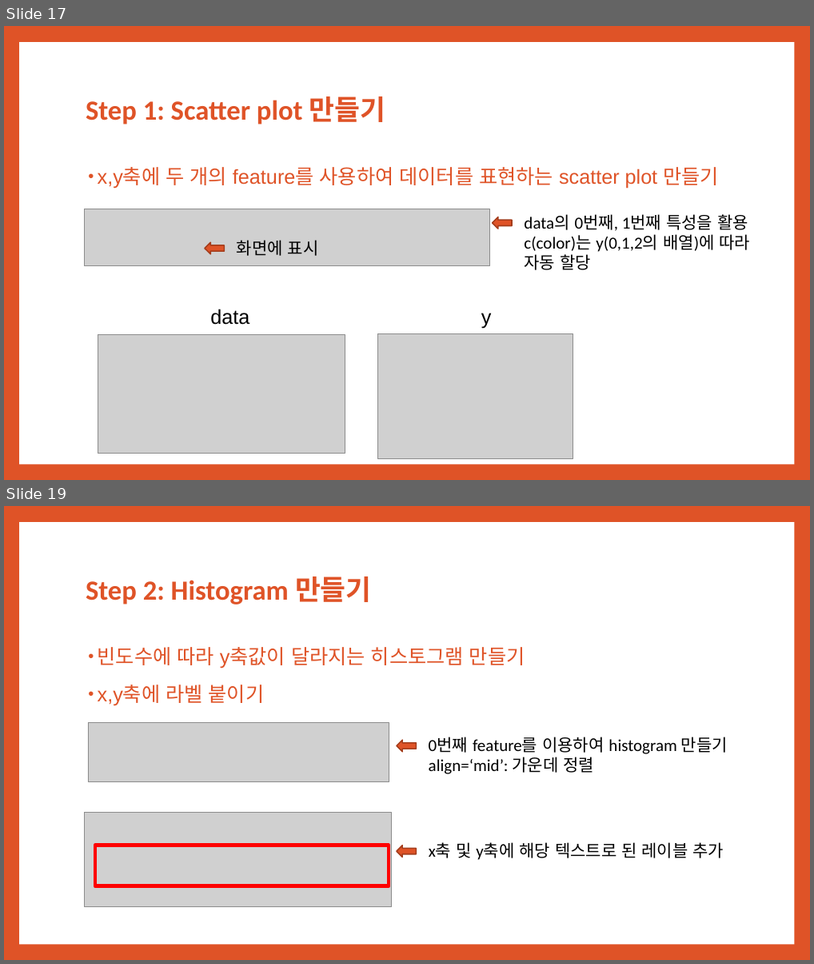
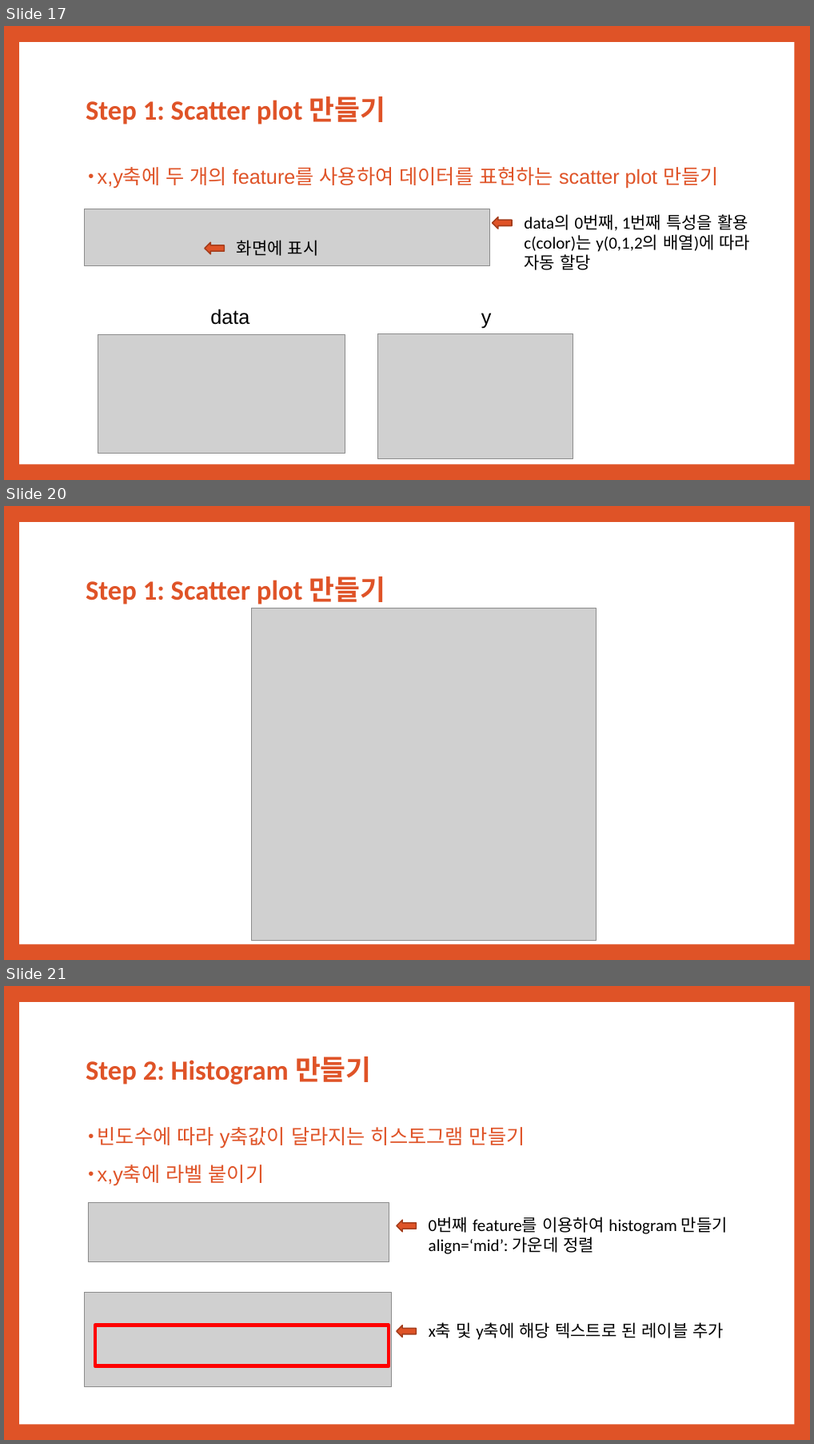
Before and after one commit to awesome-davian/VisTutorial, a slide deck: presentations/Matplotlib & Seaborn.pptx. Shown one above the other, each under a label of ours: slides 17 and 19 before the commit, slides 17, 20 and 21 after it; the slides between them are not shown. The pictures are 814x964 and 814x1444 pixels, drawn with LibreOffice and Linux fonts; fonts in the diff are those of the drawing; grey boxes stand for pictures. Boxes give left, top, right and bottom in pixels: in the first picture for what was removed or moved away, otherwise in the second. Text is boxed around its words. In the diff, an @@ line names an element or a change of style, - is before the commit and + after.

Commit message:
Added multiple scatter plots

```diff
--- a/presentations/Matplotlib & Seaborn.pptx
+++ b/presentations/Matplotlib & Seaborn.pptx
@@ slide 20 added at (4,506,810,960), background #DF5327; not listed: 1 template element that a slide beside it also shows @@
@@ title added at (86,576,386,604), 33 pt, text #DF5327, bold @@
+Step 1: Scatter plot 만들기
@@ picture added at (252,608,596,940) @@
@@ what was slide 19 is now slide 21 @@
```
Also in this commit, not shown: 1 slide changed, 1 other slide added, 1 other file.
